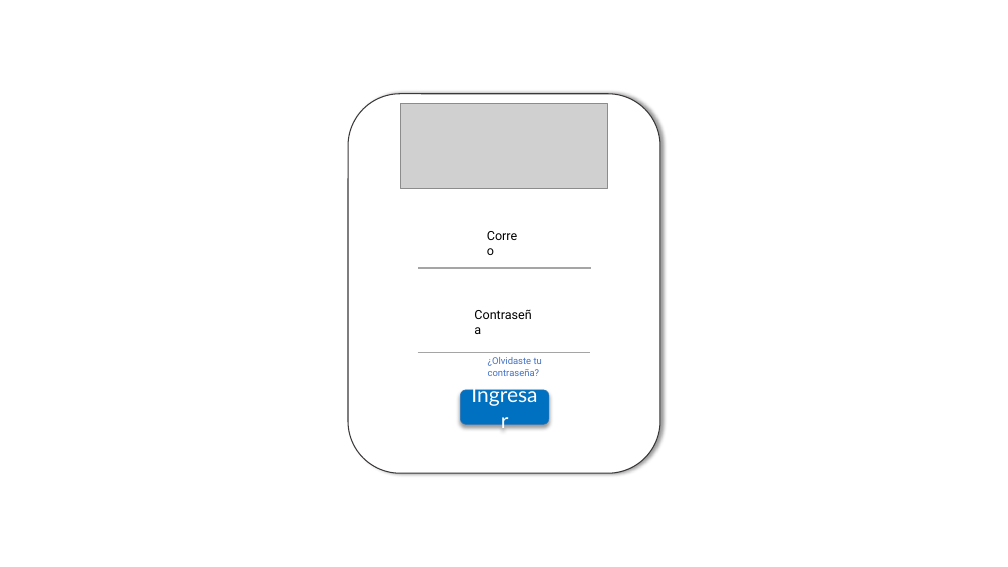
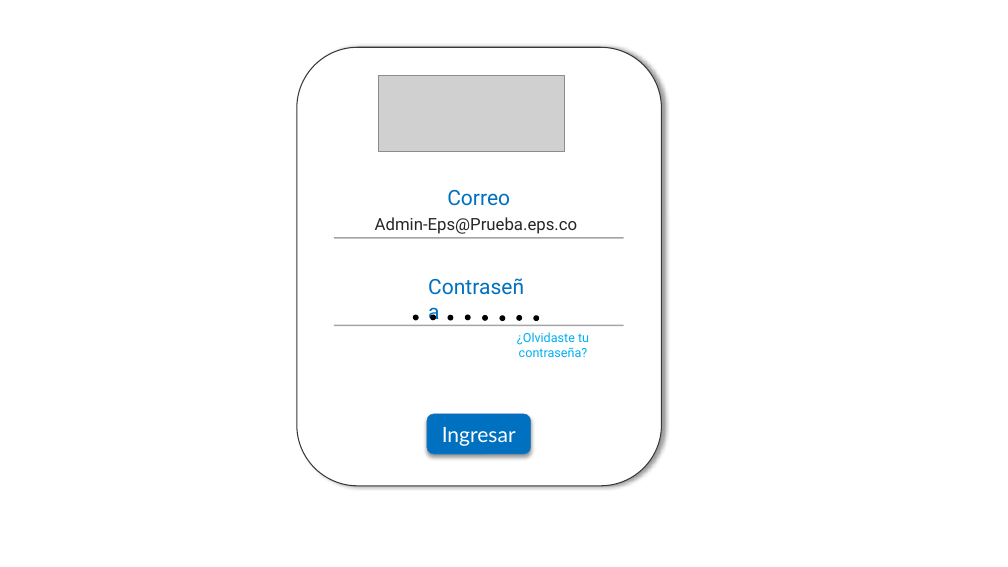
Before and after one commit to kevin-sarria/SenaSoft, a slide deck: slide 1 of Mockup/Mockup.pptx. Drawn at 1008x567 pixels with LibreOffice and Linux fonts; fonts in the diff are those of the drawing; grey boxes stand for pictures. Boxes give left, top, right and bottom in pixels: in the first picture for what was removed or moved away, otherwise in the second. Text is boxed around its words. In the diff, an @@ line names an element or a change of style, - is before the commit and + after.

```diff
--- a/Mockup/Mockup.pptx
+++ b/Mockup/Mockup.pptx
@@ rounded rectangle: place and size @@
-rounded rectangle at [348,94,660,473]
+rounded rectangle at [297,47,662,485]
@@ picture: place and size @@
-picture at [401,104,608,188]
+picture at [379,75,565,151]
@@ text "Correo": place and size @@
-text "Correo" at [479,224,530,247]
+text "Correo" at [447,190,510,206]
@@ text "Correo" at [447,190,510,206]: size 12 to 20 pt, text colour #000000 to #0070C0; alignment left to centre @@
@@ line moved from (418, 268) - (591, 268) to (334, 238) - (624, 238) @@
@@ text added at [375,217,578,234], 16 pt, text #262626 @@
+Admin-Eps@Prueba.eps.co
@@ text "Contraseña": place and size @@
-text "Contraseña" at [467,303,542,326]
+text "Contraseña" at [421,270,537,303]
@@ text "Contraseña" at [421,270,537,303]: size 12 to 20 pt, text colour #000000 to #0070C0 @@
@@ line moved from (418, 352) - (591, 352) to (334, 325) - (624, 325) @@
@@ text "¿Olvidaste tu contraseña?": place and size @@
-text "¿Olvidaste tu contraseña?" at [488,357,542,376]
+text "¿Olvidaste tu contraseña?" at [517,332,589,357]
@@ text "¿Olvidaste tu contraseña?" at [517,332,589,357]: size 9 to 12 pt, text colour #4472C4 to #00B0F0; alignment left to centre @@
@@ group added at [414,315,538,321]: 8 ellipses @@
@@ rounded rectangle "Ingresar": place and size @@
-rounded rectangle "Ingresar" at [461,390,549,425]
+rounded rectangle "Ingresar" at [427,414,531,454]
```
Also in this commit, not shown: 3 other slides changed, 6 slides added, 1 other file.
